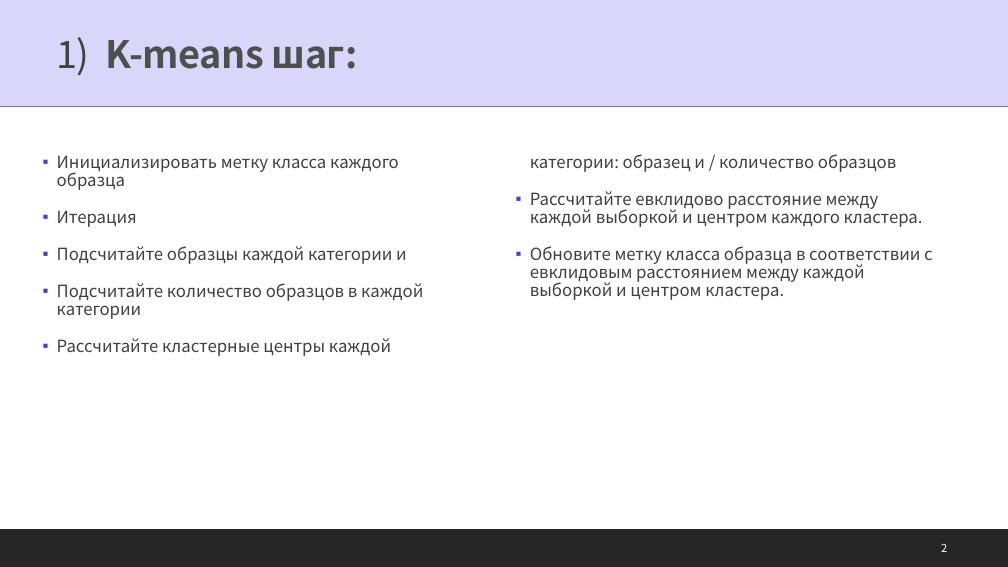
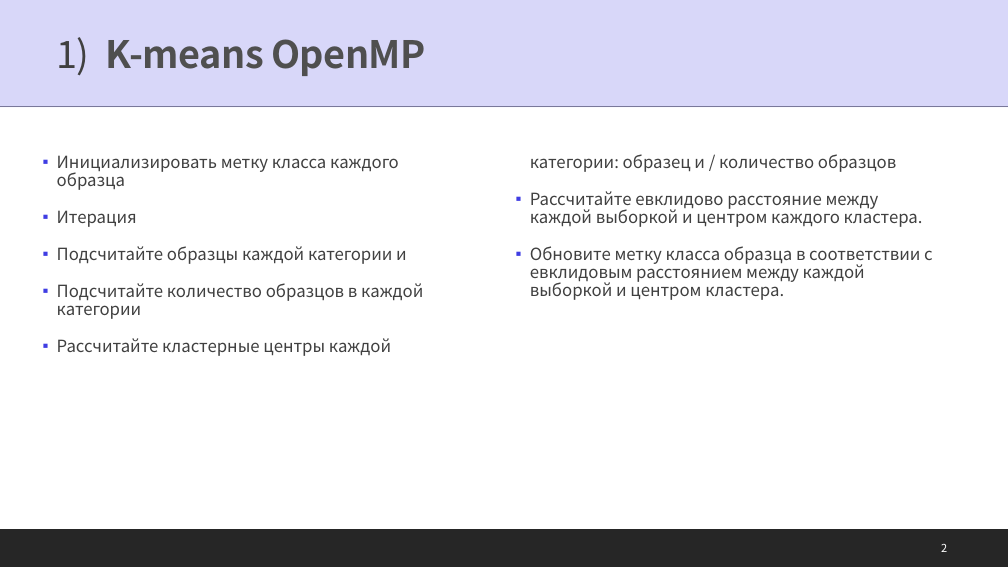
Before and after one commit to AncientEncoder/kafedera, a slide deck: slide 2 of class04/K-Means Ⅱ.pptx. Drawn at 1008x567 pixels with LibreOffice and Linux fonts; fonts in the diff are those of the drawing; background and template pictures are left out. Boxes give left, top, right and bottom in pixels: in the first picture for what was removed or moved away, otherwise in the second. Text is boxed around its words. In the diff, an @@ line names an element or a change of style, - is before the commit and + after.

```diff
--- a/class04/K-Means Ⅱ.pptx
+++ b/class04/K-Means Ⅱ.pptx
@@ title at <box>57,37,425,76</box>: text changed @@
-1) K-means шаг:
+1) K-means OpenMP
```
Also in this commit, not shown: 1 other slide changed, 3 other files.
